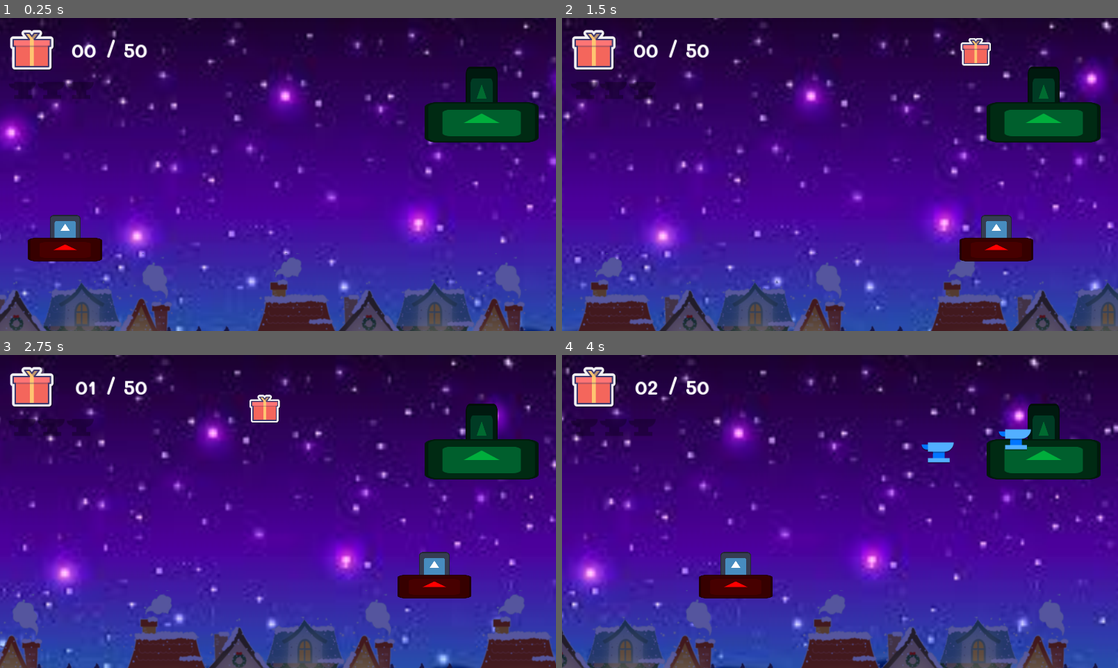
Above: before the commit, frames 1-4 (two rows, left to right).
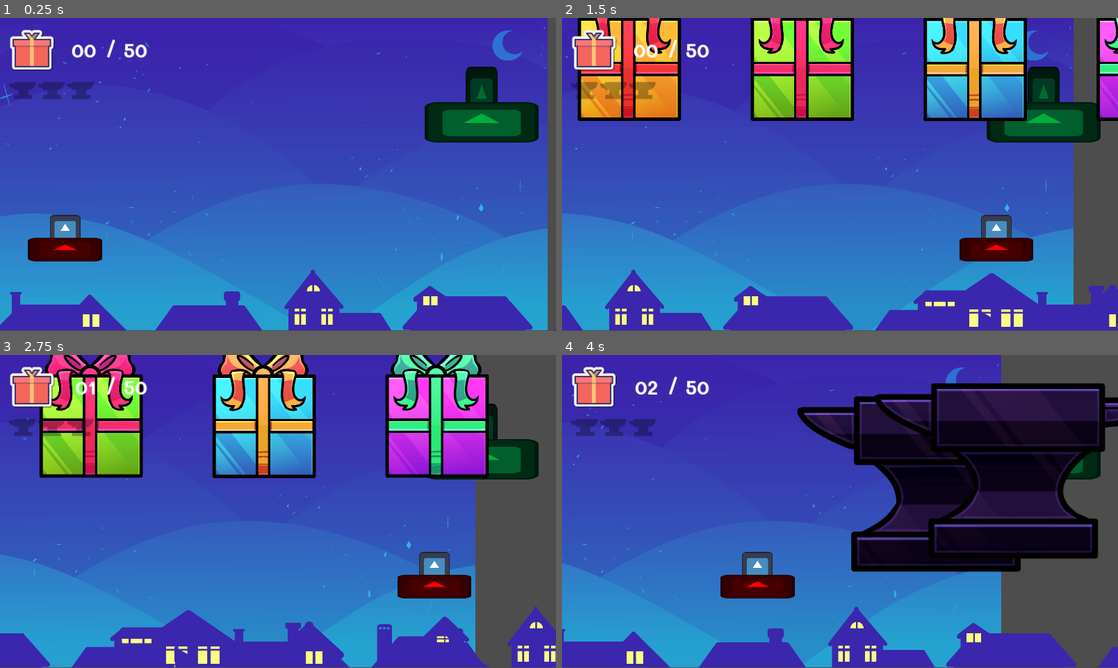
Above: after the commit, the same moments.

Repository: DfindWox/TGD-Jame-Gam-Christmas-Edition
Game: Godot game, scene res://scenes/levels/test.tscn
Same seed, same stepped clock (60 frames per second), same inputs: the game is played once before the commit and once after it. The engine's default icon, where the game draws it, is replaced by a stand-in: a white triangle on a blue panel in a dark square.
Inputs:
- Up to frame 1 (0.25 s): no input
- Up to frame 2 (1.5 s): hold Right (move_right) 0.53-1.28 s; hold Shift (fever) 0.53-1.28 s; hold Down (move_down) from 1.28 s (still down); tap Shift (fever) at 1.35 s
- Up to frame 3 (2.75 s): release Down (move_down) at 2.03 s; hold Right (move_right) from 2.03 s (still down); hold Shift (fever) from 2.03 s (still down)
- Up to frame 4 (4 s): release Right (move_right) at 2.78 s; release Shift (fever) at 2.78 s; hold Up (move_up) 2.78-3.53 s; tap Shift (fever) at 2.85 s; hold Left (move_left) from 3.53 s (still down); hold Shift (fever) from 3.53 s (still down)

The runs differ from the first frame. In frame 1, 94% of the frame differs, in the area x 0-100%, y 0-100%; in frame 2, 94%; in frame 3, 95%; in frame 4, 95%.

Commit message:
imageset

Diff:
--- a/scenes/bullet.tscn
+++ b/scenes/bullet.tscn
@@ -1,7 +1,7 @@
 [gd_scene load_steps=7 format=3 uid="uid://dxo888f2j3ish"]
 
 [ext_resource type="Script" path="res://src/Bullet.gd" id="1_ibv5s"]
-[ext_resource type="Texture2D" uid="uid://drgo5el3u62ys" path="res://assets/images/icons8-anvil-60.png" id="2_n0jmp"]
+[ext_resource type="Texture2D" uid="uid://drgo5el3u62ys" path="res://assets/images/PLACEHOLDER_icons8-anvil-60.png" id="2_72twh"]
 [ext_resource type="AudioStream" uid="uid://qf38gc3y4i5v" path="res://assets/sfx/item_falling.ogg" id="3_3omem"]
 [ext_resource type="AudioStream" uid="uid://buseb1mw7dim" path="res://assets/sfx/anvil_falling.ogg" id="4_3bigv"]
 [ext_resource type="AudioStream" uid="uid://b3g4vlgyy5bak" path="res://assets/sfx/higgs01_yay.wav" id="5_70ox7"]
@@ -16,7 +16,7 @@
 
 [node name="Sprite2D" type="Sprite2D" parent="."]
 scale = Vector2(1.2, 1.2)
-texture = ExtResource("2_n0jmp")
+texture = ExtResource("2_72twh")
 
 [node name="CollisionShape2D" type="CollisionShape2D" parent="."]
 shape = SubResource("CircleShape2D_w2mac")
--- a/scenes/levels/hud/Hud.tscn
+++ b/scenes/levels/hud/Hud.tscn
@@ -2,8 +2,8 @@
 
 [ext_resource type="Script" path="res://scenes/levels/hud/Hud.gd" id="2_i7xkb"]
 [ext_resource type="Theme" uid="uid://yxnf3f24u3jl" path="res://resources/themes/default.tres" id="2_syobf"]
-[ext_resource type="Texture2D" uid="uid://rwp1t86e7k6i" path="res://assets/images/icons8-present-100.png" id="3_kuim1"]
-[ext_resource type="Texture2D" uid="uid://drgo5el3u62ys" path="res://assets/images/icons8-anvil-60.png" id="4_dgpr3"]
+[ext_resource type="Texture2D" uid="uid://rwp1t86e7k6i" path="res://assets/images/PLACEHOLDER_icons8-present-100.png" id="3_kuim1"]
+[ext_resource type="Texture2D" uid="uid://drgo5el3u62ys" path="res://assets/images/PLACEHOLDER_icons8-anvil-60.png" id="5_4jal6"]
 
 [node name="Hud" type="CanvasLayer"]
 script = ExtResource("2_i7xkb")
@@ -64,7 +64,7 @@
 grow_vertical = 2
 size_flags_horizontal = 0
 size_flags_vertical = 0
-texture = ExtResource("4_dgpr3")
+texture = ExtResource("5_4jal6")
 stretch_mode = 1
 
 [node name="StrikesBarFront" type="TextureRect" parent="MarginContainer/VBoxContainer/StrikesBar"]
@@ -72,6 +72,6 @@
 layout_mode = 1
 offset_bottom = 60.0
 size_flags_horizontal = 0
-texture = ExtResource("4_dgpr3")
+texture = ExtResource("5_4jal6")
 expand_mode = 1
 stretch_mode = 1
--- a/scenes/levels/parallaxes/NightParallaxBackground.tscn
+++ b/scenes/levels/parallaxes/NightParallaxBackground.tscn
@@ -1,8 +1,8 @@
 [gd_scene load_steps=4 format=3 uid="uid://dt1tf8k3v7p1b"]
 
 [ext_resource type="Script" path="res://scenes/levels/parallaxes/NightParallaxBackground.gd" id="1_2r8my"]
-[ext_resource type="Texture2D" uid="uid://myf7h7tkbqe0" path="res://assets/images/PLACEHOLDER_nightsky.png" id="2_5hwvf"]
-[ext_resource type="Texture2D" uid="uid://qy24ctnwnv2f" path="res://assets/images/PLACEHOLDER_houses.png" id="3_nnnj8"]
+[ext_resource type="Texture2D" uid="uid://c22025o4jrsib" path="res://assets/images/Fundo.png" id="2_u5sn8"]
+[ext_resource type="Texture2D" uid="uid://fx5p2e4eq2x3" path="res://assets/images/Casas.png" id="3_qab5l"]
 
 [node name="NightParallaxBackground" type="ParallaxBackground"]
 script = ExtResource("1_2r8my")
@@ -12,16 +12,16 @@
 motion_mirroring = Vector2(1800, 0)
 
 [node name="Sprite2D" type="Sprite2D" parent="ParallaxSky"]
-position = Vector2(720, 432)
-scale = Vector2(6, 6)
-texture = ExtResource("2_5hwvf")
+position = Vector2(575.111, 323.5)
+scale = Vector2(0.599074, 0.599074)
+texture = ExtResource("2_u5sn8")
 
 [node name="ParallaxHouses" type="ParallaxLayer" parent="."]
 motion_scale = Vector2(2, 2)
 motion_mirroring = Vector2(1462, 0)
 
 [node name="Sprite2D" type="Sprite2D" parent="ParallaxHouses"]
-position = Vector2(567, 587)
-texture = ExtResource("3_nnnj8")
-region_enabled = true
-region_rect = Rect2(0, 0, 1500, 200)
+position = Vector2(1157.33, 321.5)
+scale = Vector2(0.602778, 0.602778)
+texture = ExtResource("3_qab5l")
+region_rect = Rect2(0, 256, 2304, 1024)
--- a/scenes/menu/CreditsScreen.tscn
+++ b/scenes/menu/CreditsScreen.tscn
@@ -2,7 +2,7 @@
 
 [ext_resource type="Theme" uid="uid://yxnf3f24u3jl" path="res://resources/themes/default.tres" id="1_moinm"]
 [ext_resource type="Script" path="res://scenes/menu/CreditsScreen.gd" id="1_rmg0y"]
-[ext_resource type="Texture2D" uid="uid://dxwprbvyxl4h3" path="res://assets/images/christian-lue-lHar9qDZPyI-unsplash-blur.png" id="3_p7t7p"]
+[ext_resource type="Texture2D" uid="uid://dxwprbvyxl4h3" path="res://assets/images/PLACEHOLDER_christian-lue-lHar9qDZPyI-unsplash-blur.png" id="3_p7t7p"]
 
 [node name="CreditsScreen" type="Control"]
 layout_mode = 3
--- a/scenes/menu/TitleScreen.tscn
+++ b/scenes/menu/TitleScreen.tscn
@@ -2,7 +2,7 @@
 
 [ext_resource type="Script" path="res://scenes/menu/TitleScreen.gd" id="1_p0uv0"]
 [ext_resource type="Theme" uid="uid://yxnf3f24u3jl" path="res://resources/themes/default.tres" id="2_spf1l"]
-[ext_resource type="Texture2D" uid="uid://h5au66vu6sis" path="res://assets/images/christian-lue-lHar9qDZPyI-unsplash.png" id="3_77500"]
+[ext_resource type="Texture2D" uid="uid://h5au66vu6sis" path="res://assets/images/PLACEHOLDER_christian-lue-lHar9qDZPyI-unsplash.png" id="3_77500"]
 
 [node name="TitleScreen" type="Control"]
 layout_mode = 3
--- a/src/Bullet.gd
+++ b/src/Bullet.gd
@@ -2,8 +2,8 @@
 extends RigidBody2D
 
 
-var texture_anvil = preload("res://assets/images/icons8-anvil-60.png")
-var texture_present = preload("res://assets/images/icons8-present-100.png")
+var texture_anvil = preload("res://assets/images/Bigorna.png")
+var texture_present = preload("res://assets/images/Presentes.png")
 
 enum Type {PRESENT, ANVIL}
 @export var item_type : Type = Type.PRESENT
--- a/src/Player.gd
+++ b/src/Player.gd
@@ -1,8 +1,8 @@
 extends CharacterBody2D
 
 
-const SPEED = 400.0
-var fever_speed = 1200.0
+const SPEED = 500.0
+var fever_speed = 1100.0
 
 # Get the gravity from the project settings to be synced with RigidBody nodes.
 var gravity = ProjectSettings.get_setting("physics/2d/default_gravity")
Binary file added: assets/images/Bigorna.png
Not shown, added: assets/images/Bigorna.png.import
Binary file added: assets/images/Casas.png
Not shown, added: assets/images/Casas.png.import
Binary file added: assets/images/Fundo.png
Not shown, added: assets/images/Fundo.png.import
Binary file added: assets/images/Nuvens.png
Not shown, added: assets/images/Nuvens.png.import
Renamed: assets/images/christian-lue-lHar9qDZPyI-unsplash-blur.png -> assets/images/PLACEHOLDER_christian-lue-lHar9qDZPyI-unsplash-blur.png
Not shown, added: assets/images/PLACEHOLDER_christian-lue-lHar9qDZPyI-unsplash-blur.png.import
Renamed: assets/images/christian-lue-lHar9qDZPyI-unsplash.png -> assets/images/PLACEHOLDER_christian-lue-lHar9qDZPyI-unsplash.png
Not shown, added: assets/images/PLACEHOLDER_christian-lue-lHar9qDZPyI-unsplash.png.import
(and 46 more such lines)
